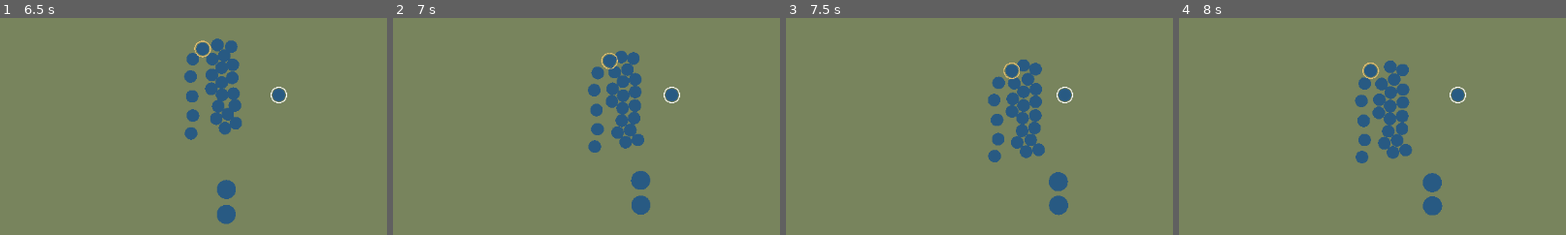
Above: before the commit, frames 1-4 (left to right).
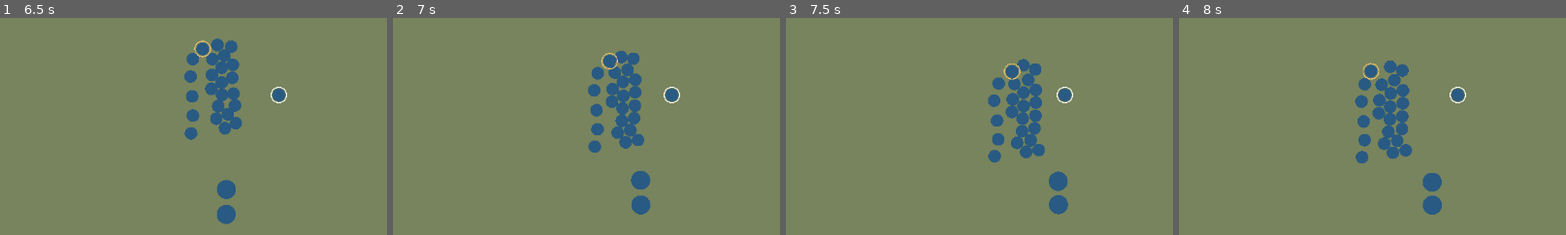
Above: after the commit, the same moments.

Repository: akglebak16/iron-standard
Game: Godot game, scene res://app/siege_demo.tscn
Two runs of this game, one before a commit and one after it. Both use one fixed random seed, a clock stepped at 60 frames per second and the inputs below. This scene is started directly instead of the project's main scene.
Inputs (mouse positions are % of the whole screen's width and height, from its top left):
- Up to frame 1 (6.5 s): tap Enter at 0.5 s; move the mouse to (72, 45) at 0.52 s; hold D 0.53-1.28 s; hold Shift 0.53-1.28 s; click (72, 45) at 0.67 s; move the mouse to (30, 55) at 1.27 s; hold S 1.28-2.03 s; tap X at 1.35 s; move the mouse to (60, 28) at 2.02 s; hold D 2.03-2.78 s; tap 1 at 2.1 s; move the mouse to (45, 70) at 2.77 s; hold W 2.78-3.53 s; tap 2 at 2.85 s; click (45, 70) at 2.92 s; move the mouse to (80, 65) at 3.52 s; hold A 3.53-5.03 s; tap 3 at 3.6 s; move the mouse to (20, 35) at 4.27 s; tap 4 at 4.35 s; move the mouse to (55, 50) at 5.02 s; hold S 5.03-5.78 s; tap Q at 5.1 s; click (55, 50) at 5.17 s; move the mouse to (35, 25) at 5.77 s; hold D from 5.78 s (still down); tap E at 5.85 s
- Up to frame 2 (7 s): move the mouse to (72, 45) at 6.52 s; release D at 6.53 s; hold W from 6.53 s (still down); tap R at 6.6 s
- Up to frame 3 (7.5 s): move the mouse to (30, 55) at 7.27 s; release W at 7.28 s; hold D from 7.28 s (still down); tap F at 7.35 s; click (30, 55) at 7.42 s
- Up to frame 4 (8 s): keep holding D
The pictures show only the part of the screen within x 14-64%, y 32-82%; the shares and areas given below are measured in that part.

Frame 1 is identical in both runs. In frame 2, 0.2% of the frame differs, in the area x 50-67%, y 15-91%; in frame 3, 0.6%; in frame 4, 0.6%, in the area x 45-69%, y 20-92%.

Commit message:
Перенести обход стены и тактику гарнизона

Diff:
--- a/godot/battle/application/session.gd
+++ b/godot/battle/application/session.gd
@@ -64,6 +64,8 @@
 	_elapsed_seconds += dt
 	if _state.wall == null:
 		Tactics.enemy_step(_state, 1, _elapsed_seconds, dt)
+	else:
+		Tactics.siege_step(_state, _elapsed_seconds)
 	Tactics.follow_hero(_state, _hero)
 	Tactics.relayout(_state, dt)
 	_handle_swap()
--- a/godot/battle/config.gd
+++ b/godot/battle/config.gd
@@ -14,6 +14,19 @@
 const SIEGE_DEFENDER_MORALE := 28.0
 const SIEGE_SKILL_MAX := 0.9
 const AI_TACTIC_SIEGE := "siege"
+const SIEGE_ROUTE_DESTINATION_WEIGHT := 0.6
+const SIEGE_ROUTE_CROSS_READY_DISTANCE := 34.0
+const SIEGE_ROUTE_CROSS_DISTANCE := 70.0
+const SIEGE_ROUTE_APPROACH_OFFSET := 30.0
+const SIEGE_ROUTE_CENTERING_DISTANCE := 140.0
+const SIEGE_COVER_DEPTH := 80.0
+const SIEGE_COVER_DAMAGE_MULTIPLIER := 0.45
+const SIEGE_COVER_SKILL_SCALE := 0.5
+const SIEGE_INFANTRY_ATTACKERS_INSIDE := 2
+const SIEGE_CAVALRY_ATTACKERS_INSIDE := 4
+const SIEGE_ARCHERS_ATTACKERS_INSIDE := 8
+const SIEGE_INFANTRY_FORCE_CHARGE_SECONDS := 150.0
+const SIEGE_CAVALRY_FORCE_CHARGE_SECONDS := 170.0
 const SPATIAL_CELL_SIZE := 128.0 # Broad-phase cell; changing it must not change battle results.
 const SPATIAL_MIN_UNITS := 64 # Small battles avoid index construction overhead.
 const FRONT_X := 640.0
--- a/godot/battle/model/siege_wall.gd
+++ b/godot/battle/model/siege_wall.gd
@@ -28,6 +28,32 @@
 			return gap
 	return Vector2.ZERO
 
+func route(unit: Unit, destination: Vector2) -> Vector2:
+	var side := -1.0 if unit.position.x < x else 1.0
+	var destination_side := -1.0 if destination.x < x else 1.0
+	if side == destination_side:
+		return destination
+	var best_gap := Vector2.ZERO
+	var best_cost := INF
+	for gap in _gaps:
+		var center := (gap.x + gap.y) * 0.5
+		var cost := absf(center - unit.position.y) + absf(center - destination.y) * Config.SIEGE_ROUTE_DESTINATION_WEIGHT
+		if cost < best_cost:
+			best_cost = cost
+			best_gap = gap
+	var center := (best_gap.x + best_gap.y) * 0.5
+	var half_gap := (best_gap.y - best_gap.x) * 0.5 - unit.collision_radius
+	var entry_y := clampf(unit.position.y, center - half_gap, center + half_gap)
+	var distance := absf(unit.position.x - x)
+	if distance < half_width + Config.SIEGE_ROUTE_CROSS_READY_DISTANCE and absf(unit.position.y - center) < half_gap:
+		return Vector2(x - side * Config.SIEGE_ROUTE_CROSS_DISTANCE, entry_y)
+	return Vector2(x + side * (half_width + Config.SIEGE_ROUTE_APPROACH_OFFSET), center if distance < Config.SIEGE_ROUTE_CENTERING_DISTANCE else entry_y)
+
+func projectile_multiplier(target: Unit, origin: Vector2, skill: float) -> float:
+	if target.side == 1 and target.position.x > x and target.position.x < x + Config.SIEGE_COVER_DEPTH and origin.x < x and gap_at(target.position.y) == Vector2.ZERO:
+		return Config.SIEGE_COVER_DAMAGE_MULTIPLIER + Config.SIEGE_COVER_SKILL_SCALE * skill
+	return 1.0
+
 func constrain(unit: Unit) -> void:
 	var clearance := half_width + unit.collision_radius * Config.SIEGE_WALL_RADIUS_PADDING
 	var offset := unit.position.x - x
--- a/godot/battle/rules/combat.gd
+++ b/godot/battle/rules/combat.gd
@@ -73,6 +73,8 @@
 	if Block.check(target, incoming, true, rng):
 		return 0
 	var raw: float = shot.damage * rng.randf_range(Config.ARROW_DAMAGE_MIN, Config.ARROW_DAMAGE_MAX)
+	if battle.wall != null:
+		raw *= battle.wall.projectile_multiplier(target, shot.origin, battle.siege_skill)
 	raw *= target.projectile_damage_multiplier
 	var kind: String = shot.get("damage_type", "")
 	if kind.is_empty():
--- a/godot/battle/rules/movement.gd
+++ b/godot/battle/rules/movement.gd
@@ -53,6 +53,8 @@
 			var enemy: Unit = Targeting.nearest_enemy(battle, unit, index)
 			if enemy != null:
 				destination = enemy.position
+		if battle.wall != null:
+			destination = battle.wall.route(unit, destination)
 		_steer(unit, destination, unit.speed * velocity_scale, dt)
 		if rng != null and not unit.fleeing:
 			unit.facing = ai_face
--- a/godot/battle/rules/tactics.gd
+++ b/godot/battle/rules/tactics.gd
@@ -44,6 +44,21 @@
 		if remaining < Config.AI_CAVALRY_WAYPOINT_ARRIVAL or _nearest_foe_distance(battle, cavalry.center, 1 - side) < Config.AI_CAVALRY_CHARGE_DISTANCE:
 			cavalry.order = Config.ORDER_CHARGE
 
+static func siege_step(battle: State, elapsed: float) -> void:
+	var inside := 0
+	for unit: Unit in battle.units:
+		if unit.side == 0 and not unit.dead and not unit.gone and not unit.fleeing and unit.position.x > battle.wall.x + battle.wall.half_width:
+			inside += 1
+	var infantry: Group = battle.groups[1][Config.GROUP_INFANTRY]
+	var cavalry: Group = battle.groups[1][Config.GROUP_CAVALRY]
+	var archers: Group = battle.groups[1][Config.GROUP_ARCHERS]
+	if inside > Config.SIEGE_INFANTRY_ATTACKERS_INSIDE or elapsed > Config.SIEGE_INFANTRY_FORCE_CHARGE_SECONDS:
+		infantry.order = Config.ORDER_CHARGE
+	if inside > Config.SIEGE_CAVALRY_ATTACKERS_INSIDE or elapsed > Config.SIEGE_CAVALRY_FORCE_CHARGE_SECONDS:
+		cavalry.order = Config.ORDER_CHARGE
+	if inside > Config.SIEGE_ARCHERS_ATTACKERS_INSIDE or infantry.active_units().is_empty():
+		archers.order = Config.ORDER_CHARGE
+
 static func follow_hero(battle: State, hero: Unit) -> void:
 	if hero.dead:
 		return
--- /dev/null
+++ b/godot/battle/tests/rules/test_siege.gd
@@ -0,0 +1,86 @@
+extends SceneTree
+const State = preload("res://battle/model/state.gd")
+const Unit = preload("res://battle/model/unit.gd")
+const Wall = preload("res://battle/model/siege_wall.gd")
+const Config = preload("res://battle/config.gd")
+const Movement = preload("res://battle/rules/movement.gd")
+const Tactics = preload("res://battle/rules/tactics.gd")
+const Combat = preload("res://battle/rules/combat.gd")
+
+func _initialize() -> void:
+	_check_route_and_crossing()
+	_check_defender_tactics()
+	_check_projectile_cover()
+	print("Siege rules tests passed")
+	quit(0)
+
+func _check_route_and_crossing() -> void:
+	var state := State.new()
+	state.setup_groups()
+	state.wall = Wall.new(state.arena_size)
+	var attacker := Unit.new(0, 0, Vector2(1500, 350), 100, 0, 1)
+	attacker.speed = 70.0
+	state.add_grouped_unit(attacker, Config.GROUP_INFANTRY)
+	var group = state.groups[0][Config.GROUP_INFANTRY]
+	group.center = Vector2(1800, 350)
+	assert(state.wall.route(attacker, Vector2(1500, 600)) == Vector2(1500, 600))
+	assert(state.wall.route(attacker, group.center) == Vector2(1568, 377.5))
+	var rng := RandomNumberGenerator.new()
+	var crossed := false
+	for tick in 300:
+		Movement.step(state, 1.0 / 60.0, rng)
+		if attacker.position.x > state.wall.x:
+			assert(state.wall.gap_at(attacker.position.y) == Vector2(330, 425))
+			crossed = true
+			break
+	assert(crossed)
+	attacker.position = Vector2(1660, 850)
+	assert(state.wall.route(attacker, Vector2(1400, 850)) == Vector2(1550, 850))
+
+func _check_defender_tactics() -> void:
+	var state := State.new()
+	state.setup_groups()
+	state.wall = Wall.new(state.arena_size)
+	var infantry := Unit.new(0, 1, Vector2(1700, 850), 100, 0, 1)
+	state.add_grouped_unit(infantry, Config.GROUP_INFANTRY)
+	var defenders: Array = state.groups[1]
+	for i in 9:
+		var attacker := Unit.new(i + 1, 0, Vector2(1700, 850), 100, 0, 1)
+		state.add_grouped_unit(attacker, Config.GROUP_INFANTRY)
+		Tactics.siege_step(state, 1.0)
+		assert((defenders[Config.GROUP_INFANTRY].order == Config.ORDER_CHARGE) == (i + 1 > 2))
+		assert((defenders[Config.GROUP_CAVALRY].order == Config.ORDER_CHARGE) == (i + 1 > 4))
+		assert((defenders[Config.GROUP_ARCHERS].order == Config.ORDER_CHARGE) == (i + 1 > 8))
+	for unit in state.units:
+		if unit.side == 0:
+			unit.fleeing = true
+	defenders[Config.GROUP_INFANTRY].order = Config.ORDER_HOLD
+	defenders[Config.GROUP_CAVALRY].order = Config.ORDER_HOLD
+	defenders[Config.GROUP_ARCHERS].order = Config.ORDER_HOLD
+	Tactics.siege_step(state, 150.0)
+	assert(defenders[Config.GROUP_INFANTRY].order == Config.ORDER_HOLD)
+	Tactics.siege_step(state, 170.0)
+	assert(defenders[Config.GROUP_INFANTRY].order == Config.ORDER_CHARGE)
+	assert(defenders[Config.GROUP_CAVALRY].order == Config.ORDER_HOLD)
+	infantry.dead = true
+	Tactics.siege_step(state, 171.0)
+	assert(defenders[Config.GROUP_CAVALRY].order == Config.ORDER_CHARGE)
+	assert(defenders[Config.GROUP_ARCHERS].order == Config.ORDER_CHARGE)
+
+func _check_projectile_cover() -> void:
+	var state := State.new()
+	state.wall = Wall.new(state.arena_size)
+	var defender := Unit.new(0, 1, Vector2(1670, 700), 1000, 0, 1)
+	state.add_unit(defender)
+	var shot := {"origin": Vector2(1500, 700), "damage": 100.0, "source": null, "pierce": 0.0}
+	var rng := RandomNumberGenerator.new()
+	var reference := RandomNumberGenerator.new()
+	for sample in [[700.0, 0.0, 0.45], [700.0, 0.7, 0.8], [850.0, 0.0, 1.0]]:
+		defender.position.y = sample[0]
+		state.siege_skill = sample[1]
+		rng.seed = 19
+		reference.seed = 19
+		var expected := roundi(100.0 * reference.randf_range(0.85, 1.15) * sample[2])
+		assert(Combat.arrow_hit(state, shot, defender, rng) == expected)
+		assert(rng.state == reference.state)
+	assert(state.wall.projectile_multiplier(defender, Vector2(1680, 850), 0.0) == 1.0)
Not shown, changed: CHANGELOG.md
Not shown, changed: godot/ARCHITECTURE.md
Not shown, changed: godot/MIGRATION_CHECKLIST.md
Not shown, changed: godot/battle/PARITY.md
Not shown, changed: shareness/lessons.md
